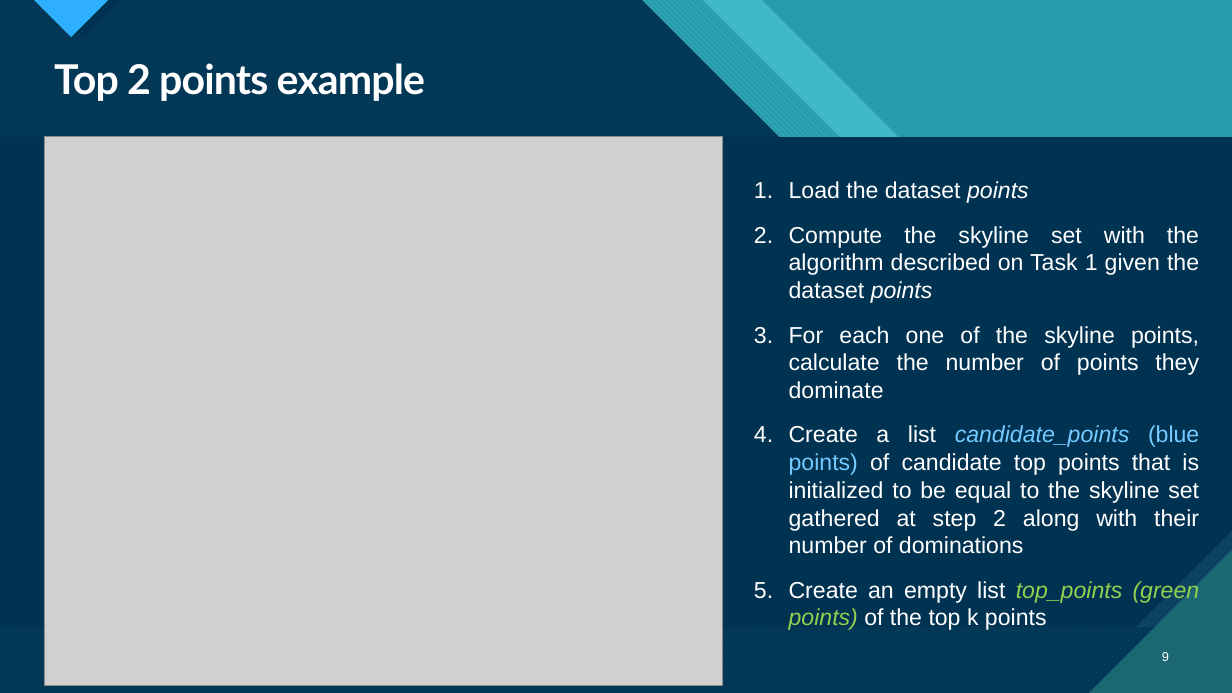
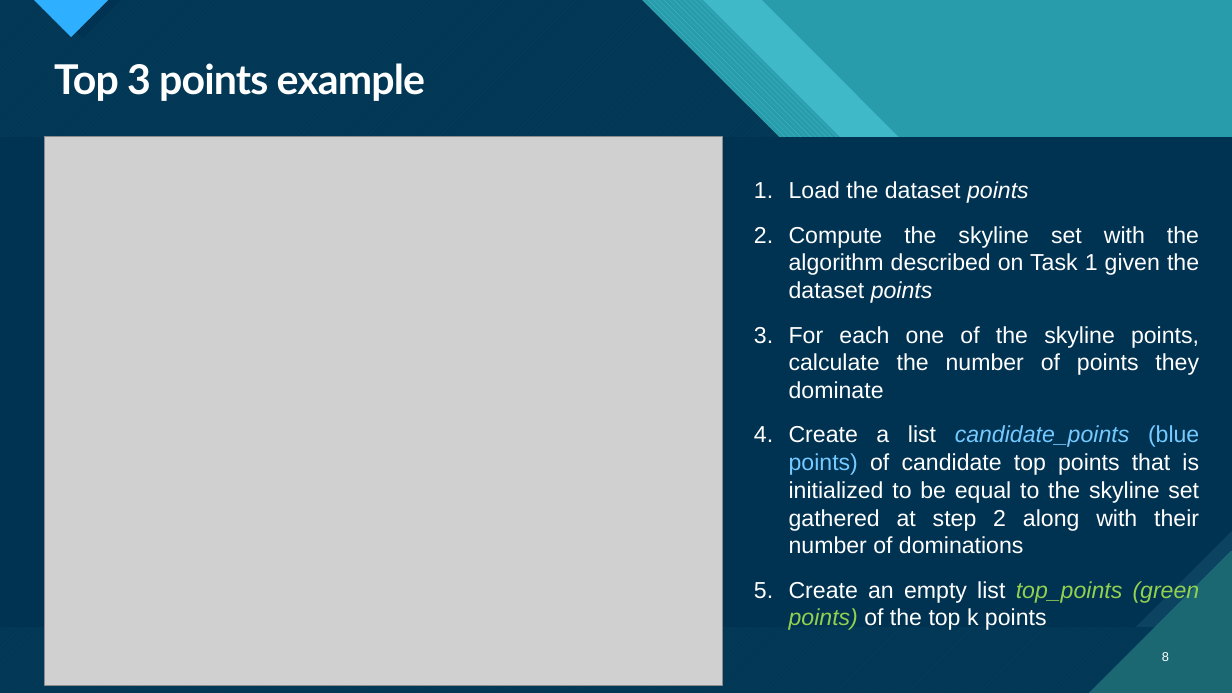
Before and after one commit to MnAppsNet/DominanceQueries, a slide deck: slide 8 of reports/report_presentation.pptx (slide 9 before the commit). Drawn at 1232x693 pixels with LibreOffice and Linux fonts; fonts in the diff are those of the drawing; grey boxes stand for pictures; background and template pictures are left out; a plain dark background stands for a picture behind light text. Boxes give left, top, right and bottom in pixels: in the first picture for what was removed or moved away, otherwise in the second. Text is boxed around its words. In the diff, an @@ line names an element or a change of style, - is before the commit and + after.

Commit message:
update ppt file

```diff
--- a/reports/report_presentation.pptx
+++ b/reports/report_presentation.pptx
@@ title at [54,63,425,101]: text changed @@
-Top 2 points example
+Top 3 points example
```
Also in this commit, not shown: 3 other slides changed, 7 slides added, 7 slides removed.
